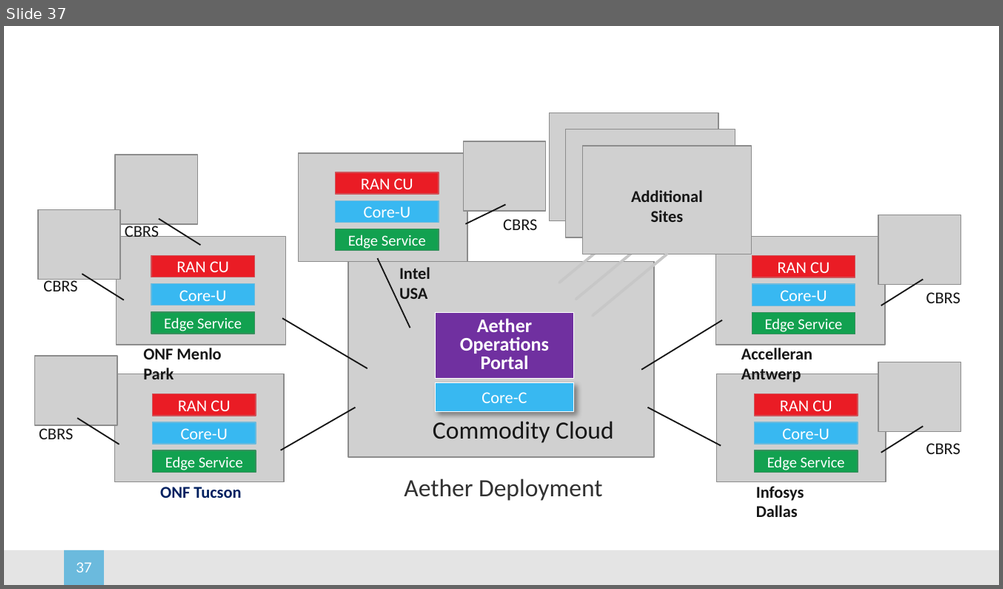
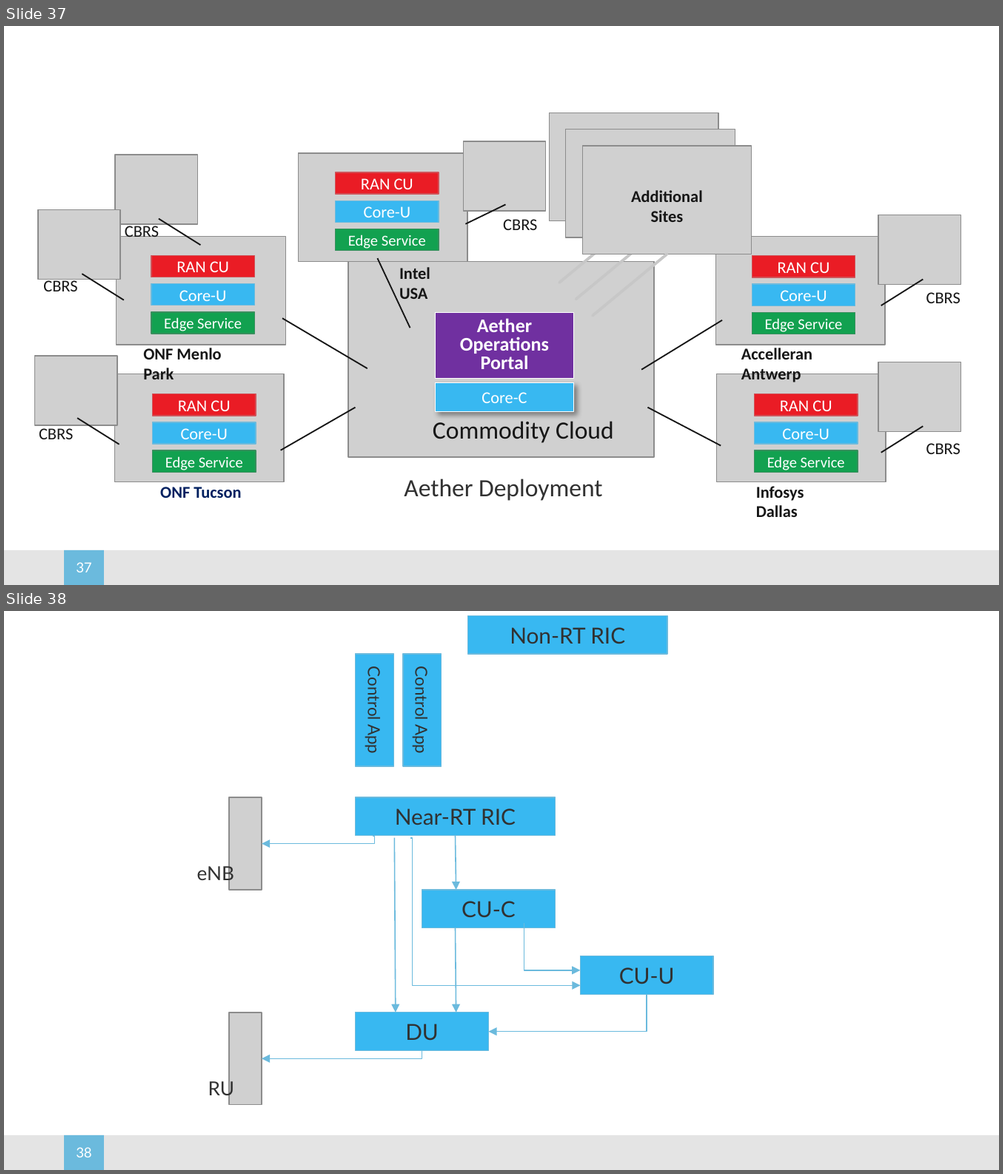
Before and after one commit to SystemsApproach/5G, a slide deck: figures.pptx. Shown one above the other, each under a label of ours: slide 37 before the commit, slides 37 and 38 after it. The pictures are 1003x589 and 1003x1174 pixels, drawn with LibreOffice and Linux fonts; fonts in the diff are those of the drawing; grey boxes stand for pictures; background and template pictures are left out. Boxes give left, top, right and bottom in pixels: in the first picture for what was removed or moved away, otherwise in the second. Text is boxed around its words. In the diff, an @@ line names an element or a change of style, - is before the commit and + after.

```diff
--- a/figures.pptx
+++ b/figures.pptx
@@ slide 38 added at box(4, 611, 999, 1170), background #FFFFFF; not listed: 2 template elements that a slide beside it also shows @@
@@ rectangle added at box(467, 616, 667, 654), fill #38B9F2, outline #6BBADD 0.75 pt, 16 pt, text #313131 @@
+Non-RT RIC
@@ rectangle added at box(356, 654, 393, 766), fill #38B9F2, outline #6BBADD 0.75 pt, 12 pt, text #313131 @@
+Control App
@@ rectangle added at box(402, 654, 440, 766), fill #38B9F2, outline #6BBADD 0.75 pt, 12 pt, text #313131 @@
+Control App
@@ picture added at box(229, 798, 262, 891) @@
@@ rectangle added at box(355, 798, 555, 836), fill #38B9F2, outline #6BBADD 0.75 pt, 16 pt, text #313131 @@
+Near-RT RIC
@@ elbow arrow added from (373, 836) to (262, 843), #6BBADD 0.85 pt @@
@@ arrow added from (394, 837) to (395, 1013), #6BBADD 0.85 pt @@
@@ elbow arrow added from (411, 837) to (580, 986), #6BBADD 0.85 pt @@
@@ arrow added from (455, 836) to (455, 891), #6BBADD 0.85 pt @@
@@ text added at box(197, 864, 234, 884), 14 pt, text #313131 @@
+eNB
@@ rectangle added at box(421, 891, 555, 928), fill #38B9F2, outline #6BBADD 0.75 pt, 16 pt, text #313131 @@
+CU-C
@@ arrow added from (455, 928) to (455, 1013), #6BBADD 0.85 pt @@
@@ elbow arrow added from (524, 923) to (580, 970), #6BBADD 0.85 pt @@
@@ rectangle added at box(580, 956, 713, 994), fill #38B9F2, outline #6BBADD 0.75 pt, 16 pt, text #313131 @@
+CU-U
@@ elbow arrow added from (646, 995) to (489, 1032), #6BBADD 0.85 pt @@
@@ picture added at box(229, 1013, 262, 1105) @@
@@ rectangle added at box(355, 1013, 489, 1051), fill #38B9F2, outline #6BBADD 0.75 pt, 16 pt, text #313131 @@
+DU
@@ elbow arrow added from (421, 1051) to (262, 1059), #6BBADD 0.85 pt @@
@@ text added at box(208, 1079, 235, 1099), 14 pt, text #313131 @@
+RU
```
Also in this commit, not shown: 8 slides changed, 9 other files.
